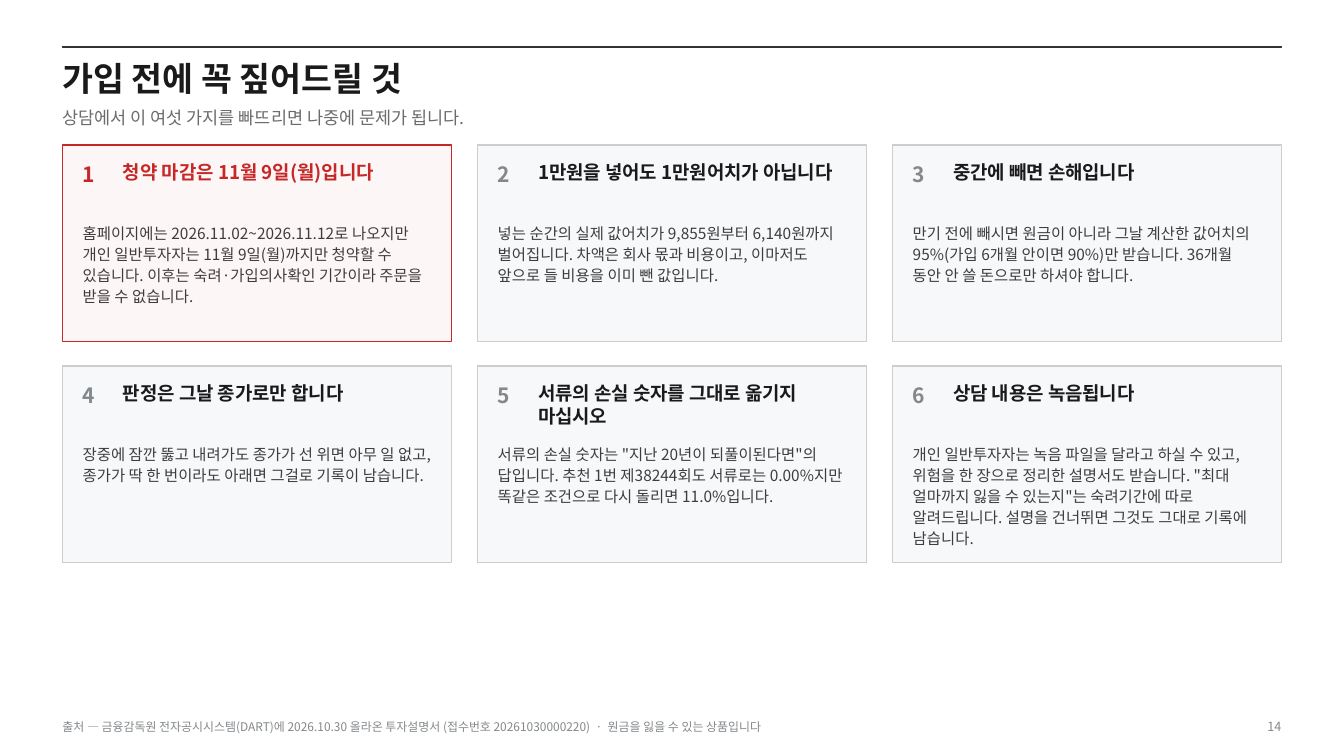
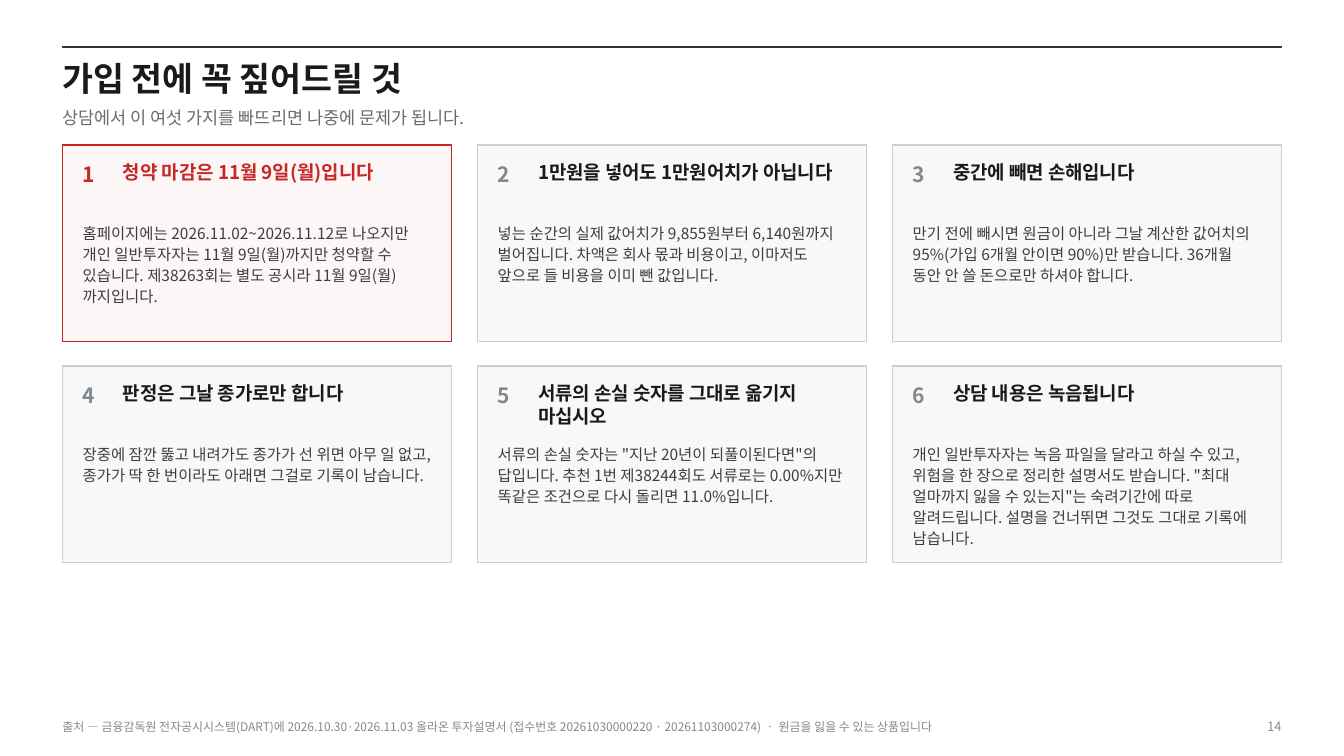
Before and after one commit to hanaroline/work_1, a slide deck: slide 14 of els-analysis-deck.pptx. Drawn at 1344x756 pixels with LibreOffice and Linux fonts; fonts in the diff are those of the drawing. Boxes give left, top, right and bottom in pixels: in the first picture for what was removed or moved away, otherwise in the second. Text is boxed around its words. In the diff, an @@ line names an element or a change of style, - is before the commit and + after.

```diff
--- a/els-analysis-deck.pptx
+++ b/els-analysis-deck.pptx
@@ text at bbox=[83, 226, 409, 303]: text changed @@
-홈페이지에는 2026.11.02~2026.11.12로 나오지만 개인 일반투자자는 11월 9일(월)까지만 청약할 수 있습니다. 이후는 숙려·가입의사확인 기간이라 주문을 받을 수 없습니다.
+홈페이지에는 2026.11.02~2026.11.12로 나오지만 개인 일반투자자는 11월 9일(월)까지만 청약할 수 있습니다. 제38263회는 별도 공시라 11월 9일(월)까지입니다.
@@ text at bbox=[62, 721, 932, 733]: text changed @@
-출처 — 금융감독원 전자공시시스템(DART)에 2026.10.30 올라온 투자설명서 (접수번호 20261030000220) · 원금을 잃을 수 있는 상품입니다
+출처 — 금융감독원 전자공시시스템(DART)에 2026.10.30·2026.11.03 올라온 투자설명서 (접수번호 20261030000220 · 20261103000274) · 원금을 잃을 수 있는 상품입니다
```
Also in this commit, not shown: 15 other slides changed, 24 other files.
